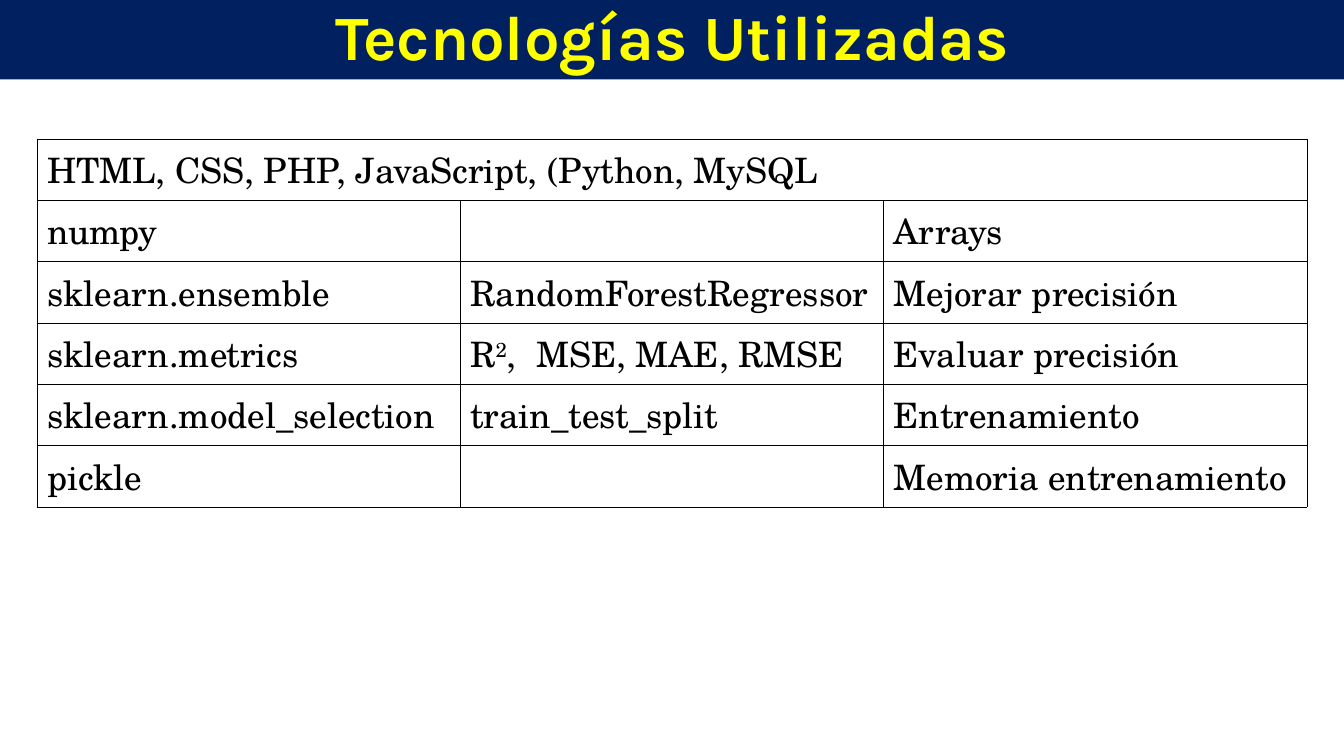
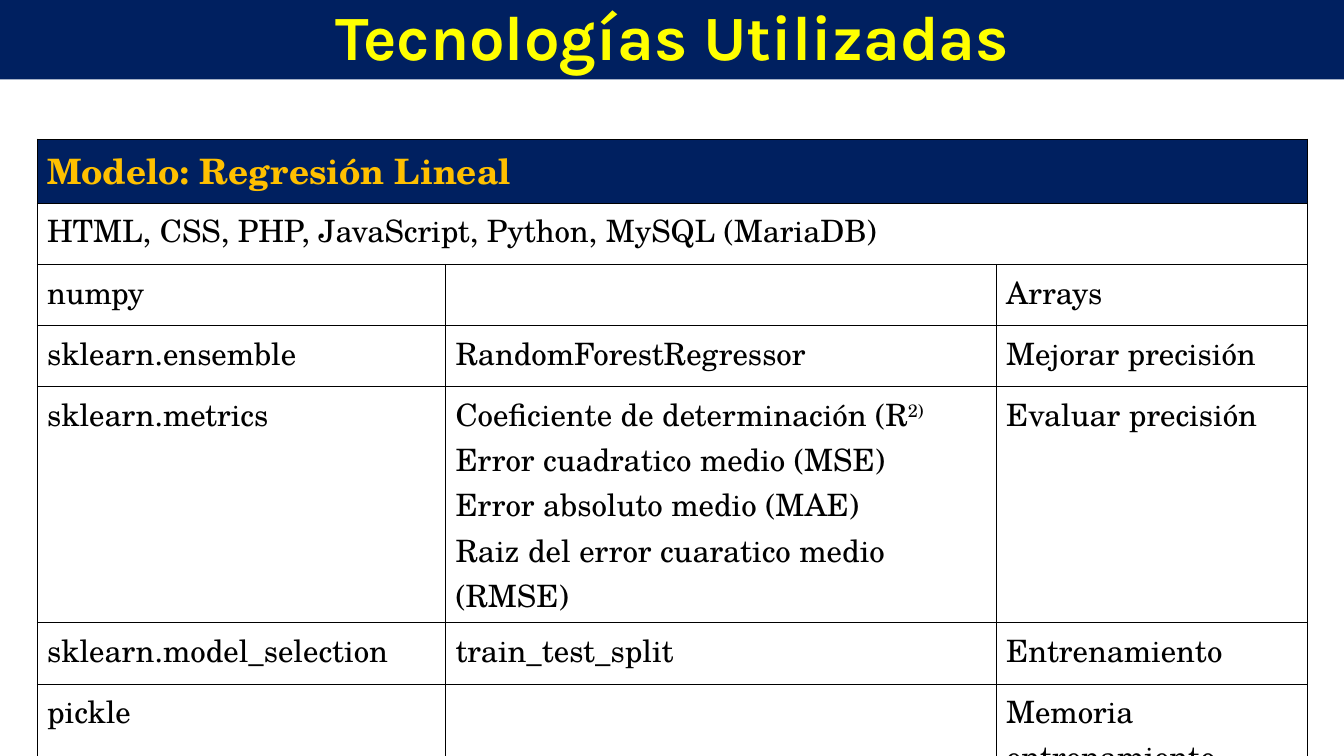
Before and after one commit to 1716732000/TH5, a slide deck: slide 6 of ta5/Defenza.pptx. Drawn at 1344x756 pixels with LibreOffice and Linux fonts; fonts in the diff are those of the drawing; background and template pictures are left out. Boxes give left, top, right and bottom in pixels: in the first picture for what was removed or moved away, otherwise in the second. Text is boxed around its words. In the diff, an @@ line names an element or a change of style, - is before the commit and + after.

```diff
--- a/ta5/Defenza.pptx
+++ b/ta5/Defenza.pptx
@@ table at (x1=37, y1=139, x2=1307, y2=734) @@
-row 1: HTML, CSS, PHP, JavaScript, (Python, MySQL |  | 
+row 1: Modelo: Regresión Lineal |  | 
+row 2: HTML, CSS, PHP, JavaScript, Python, MySQL (MariaDB) |  | 
-row 5, column 2: R2, MSE, MAE, RMSE
+row 5, column 2: Coeficiente de determinación (R2) / Error cuadratico medio (MSE) / Error absoluto medio (MAE) / Raiz del error cuaratico medio (RMSE)
```
Also in this commit, not shown: 1 slide added, 1 other file.
